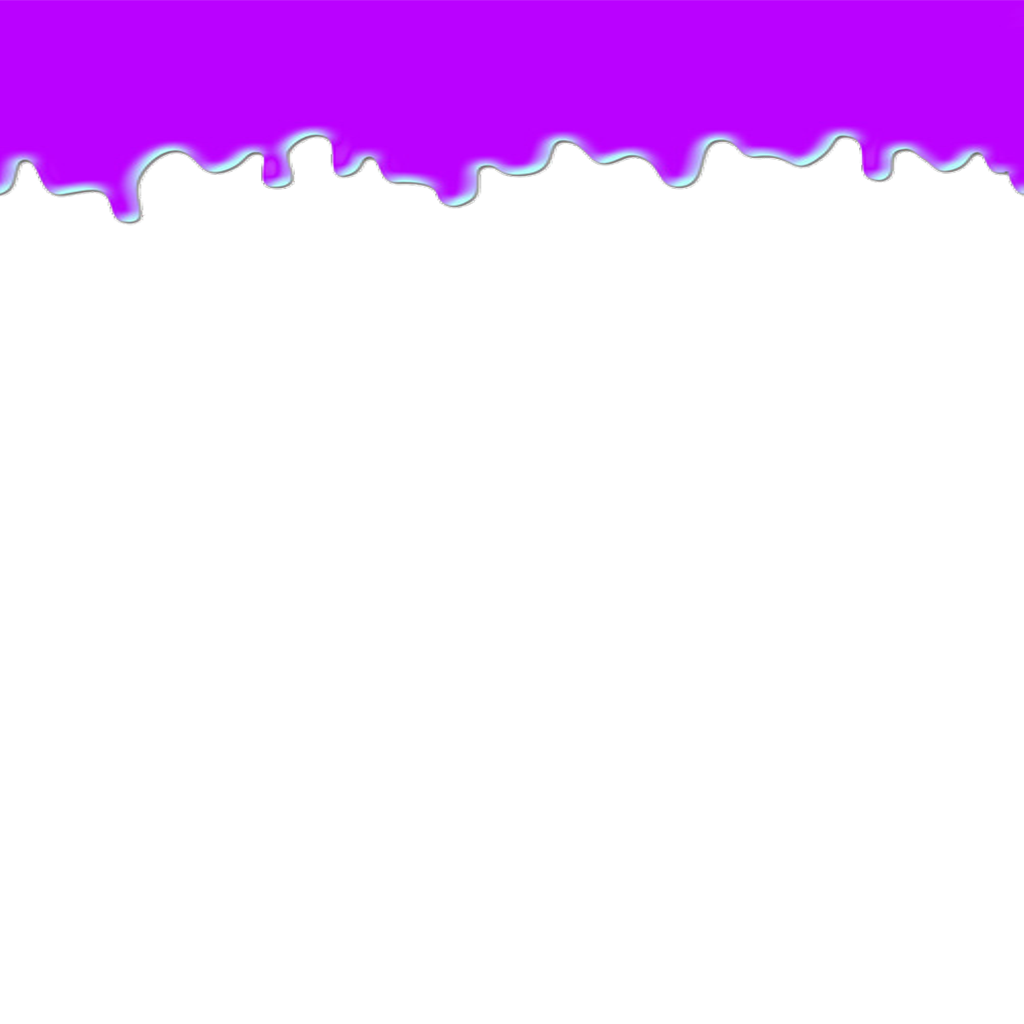
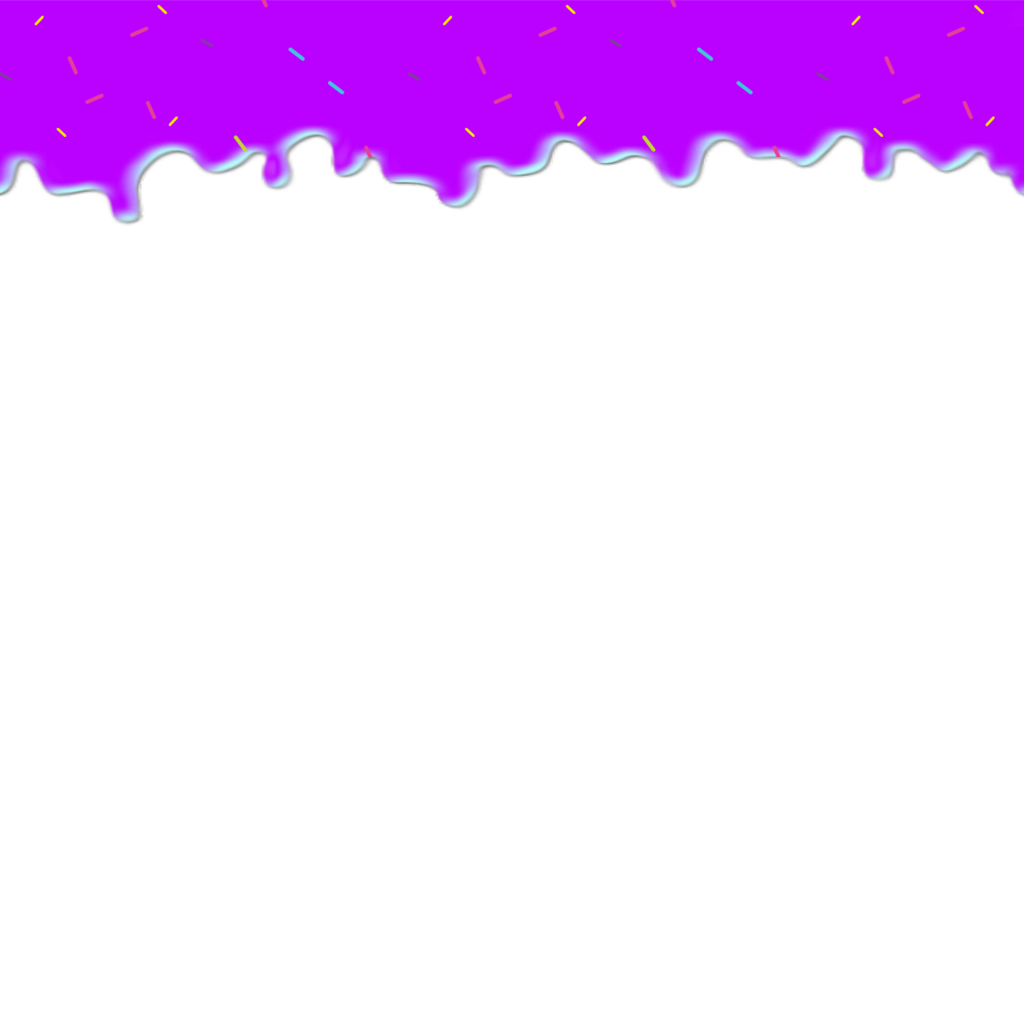
Layers edited between the first and the second 1024 × 1024 image:
added layer "Ebene 3" above "Ebene 2" over [0, 0, 996, 157]
painted on "Ebene 1" over [0, 116, 1024, 226]
